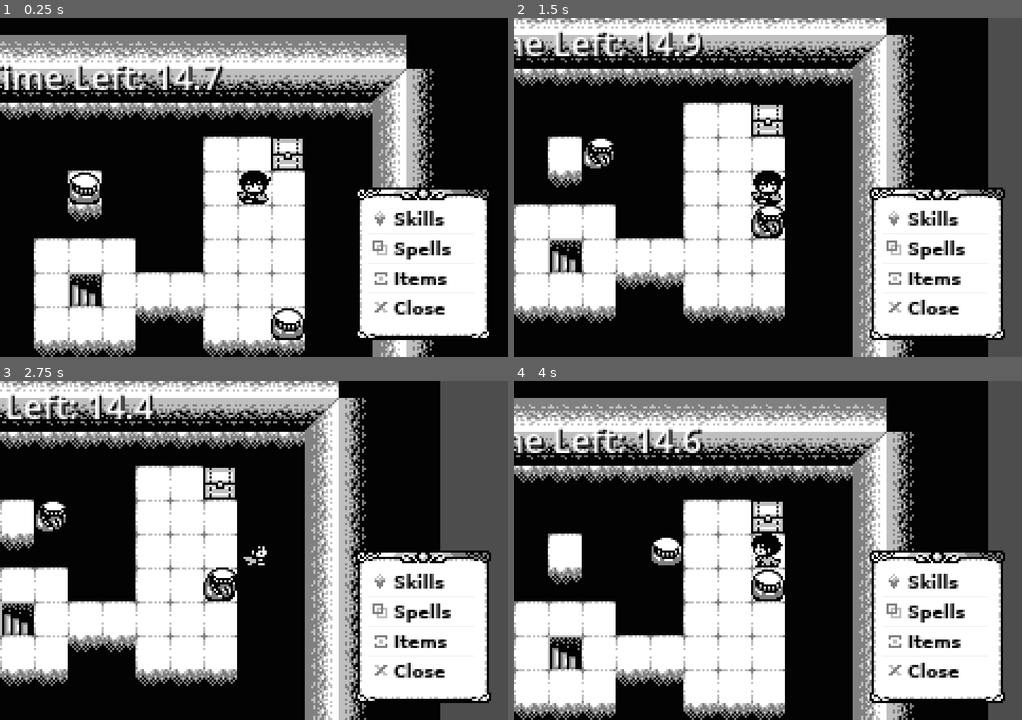
Above: before the commit, frames 1-4 (two rows, left to right).
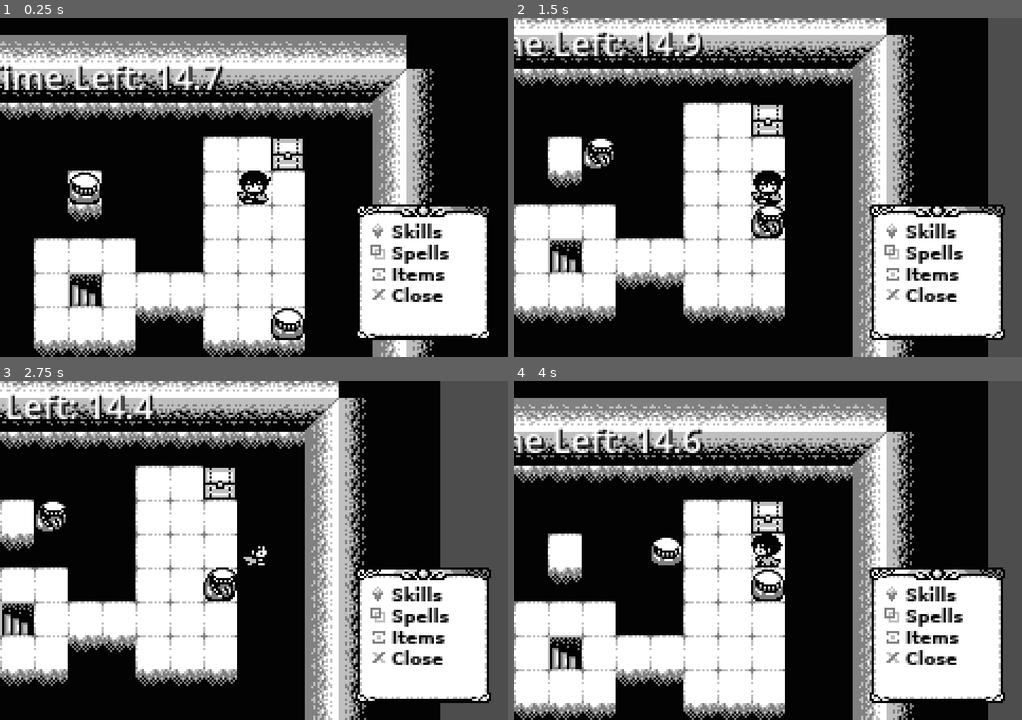
Above: after the commit, the same moments.

Repository: xpgram/lone-ranger
Game: Godot game, scene res://objects/regions/00-test.tscn
Two runs of this game, one before a commit and one after it. Both use one fixed random seed, a clock stepped at 60 frames per second and the inputs below. The project has no main scene, so this scene is started directly.
Inputs:
- Up to frame 1 (0.25 s): no input
- Up to frame 2 (1.5 s): hold Right (move_right) 0.53-1.28 s; tap Z (interact) at 0.6, 1.35 s; hold Down (move_down) from 1.28 s (still down)
- Up to frame 3 (2.75 s): release Down (move_down) at 2.03 s; hold Right (move_right) from 2.03 s (still down); tap Z (interact) at 2.1 s
- Up to frame 4 (4 s): release Right (move_right) at 2.78 s; hold Up (move_up) 2.78-3.53 s; tap Z (interact) at 2.85, 3.6 s; hold Left (move_left) from 3.53 s (still down)

The runs differ from the first frame. In frame 1, 3.9% of the frame differs, in the area x 70-97%, y 50-90%; in frame 2, 4.0%; in frame 3, 4.1%; in frame 4, 4.0%.

Commit message:
customize ItemList theme values a bit more

Diff:
--- a/objects/regions/00-test.tscn
+++ b/objects/regions/00-test.tscn
@@ -53,7 +53,7 @@
 default_font_size = 8
 
 [sub_resource type="StyleBoxEmpty" id="StyleBoxEmpty_m2e2k"]
-content_margin_left = 6.0
+content_margin_left = 5.0
 content_margin_top = 8.0
 content_margin_right = 8.0
 content_margin_bottom = 4.0
@@ -74,6 +74,26 @@
 [node name="CommandMenu" type="Node2D" parent="."]
 script = ExtResource("14_7ip5i")
 
+[node name="Interactives Container" type="Node2D" parent="."]
+
+[node name="Chest" parent="Interactives Container" instance=ExtResource("16_iefdx")]
+position = Vector2(144, 48)
+contents = "Fira spell"
+obstructive = true
+
+[node name="Enemy Container" type="Node2D" parent="."]
+
+[node name="Enemy Mouth" parent="Enemy Container" instance=ExtResource("15_b6bp6")]
+position = Vector2(48, 64)
+
+[node name="Enemy Mouth2" parent="Enemy Container" instance=ExtResource("15_b6bp6")]
+position = Vector2(144, 128)
+
+[node name="NPC Container" type="Node2D" parent="."]
+
+[node name="Player2D" parent="." instance=ExtResource("1_lxegh")]
+position = Vector2(128, 64)
+
 [node name="Camera2D" type="Camera2D" parent="." node_paths=PackedStringArray("subject")]
 position = Vector2(112, 80)
 zoom = Vector2(3, 3)
@@ -89,7 +109,15 @@
 offset_right = 112.0
 offset_bottom = 72.0
 
-[node name="NinePatchRect" type="NinePatchRect" parent="Camera2D/UIContainer"]
+[node name="CommandMenu" type="Control" parent="Camera2D/UIContainer"]
+layout_mode = 1
+anchors_preset = 15
+anchor_right = 1.0
+anchor_bottom = 1.0
+grow_horizontal = 2
+grow_vertical = 2
+
+[node name="NinePatchRect" type="NinePatchRect" parent="Camera2D/UIContainer/CommandMenu"]
 layout_mode = 1
 anchors_preset = 3
 anchor_left = 1.0
@@ -97,7 +125,7 @@
 anchor_right = 1.0
 anchor_bottom = 1.0
 offset_left = -64.0
-offset_top = -72.0
+offset_top = -64.0
 grow_horizontal = 0
 grow_vertical = 0
 texture = ExtResource("16_0fxje")
@@ -108,7 +136,7 @@
 axis_stretch_horizontal = 1
 axis_stretch_vertical = 1
 
-[node name="ItemList" type="ItemList" parent="Camera2D/UIContainer"]
+[node name="ItemList" type="ItemList" parent="Camera2D/UIContainer/CommandMenu/NinePatchRect"]
 layout_mode = 1
 anchors_preset = 3
 anchor_left = 1.0
@@ -116,13 +144,19 @@
 anchor_right = 1.0
 anchor_bottom = 1.0
 offset_left = -64.0
-offset_top = -72.0
+offset_top = -64.0
 grow_horizontal = 0
 grow_vertical = 0
 size_flags_horizontal = 8
 size_flags_vertical = 8
 theme = SubResource("Theme_xdkey")
 theme_override_colors/font_color = Color(0, 0, 0, 1)
+theme_override_colors/font_hovered_color = Color(0, 0, 0, 1)
+theme_override_colors/font_hovered_selected_color = Color(0, 0, 0, 1)
+theme_override_colors/font_selected_color = Color(0, 0, 0, 1)
+theme_override_colors/guide_color = Color(0, 0, 0, 0)
+theme_override_constants/v_separation = 0
+theme_override_constants/line_separation = 0
 theme_override_constants/icon_margin = 2
 theme_override_styles/panel = SubResource("StyleBoxEmpty_m2e2k")
 allow_search = false
@@ -135,23 +169,3 @@
 item_2/icon = ExtResource("19_6w5x8")
 item_3/text = "Close"
 item_3/icon = ExtResource("20_jiwvv")
-
-[node name="Player2D" parent="." instance=ExtResource("1_lxegh")]
-position = Vector2(128, 64)
-
-[node name="NPC Container" type="Node2D" parent="."]
-
-[node name="Enemy Container" type="Node2D" parent="."]
-
-[node name="Enemy Mouth" parent="Enemy Container" instance=ExtResource("15_b6bp6")]
-position = Vector2(48, 64)
-
-[node name="Enemy Mouth2" parent="Enemy Container" instance=ExtResource("15_b6bp6")]
-position = Vector2(144, 128)
-
-[node name="Interactives Container" type="Node2D" parent="."]
-
-[node name="Chest" parent="Interactives Container" instance=ExtResource("16_iefdx")]
-position = Vector2(144, 48)
-contents = "Fira spell"
-obstructive = true
